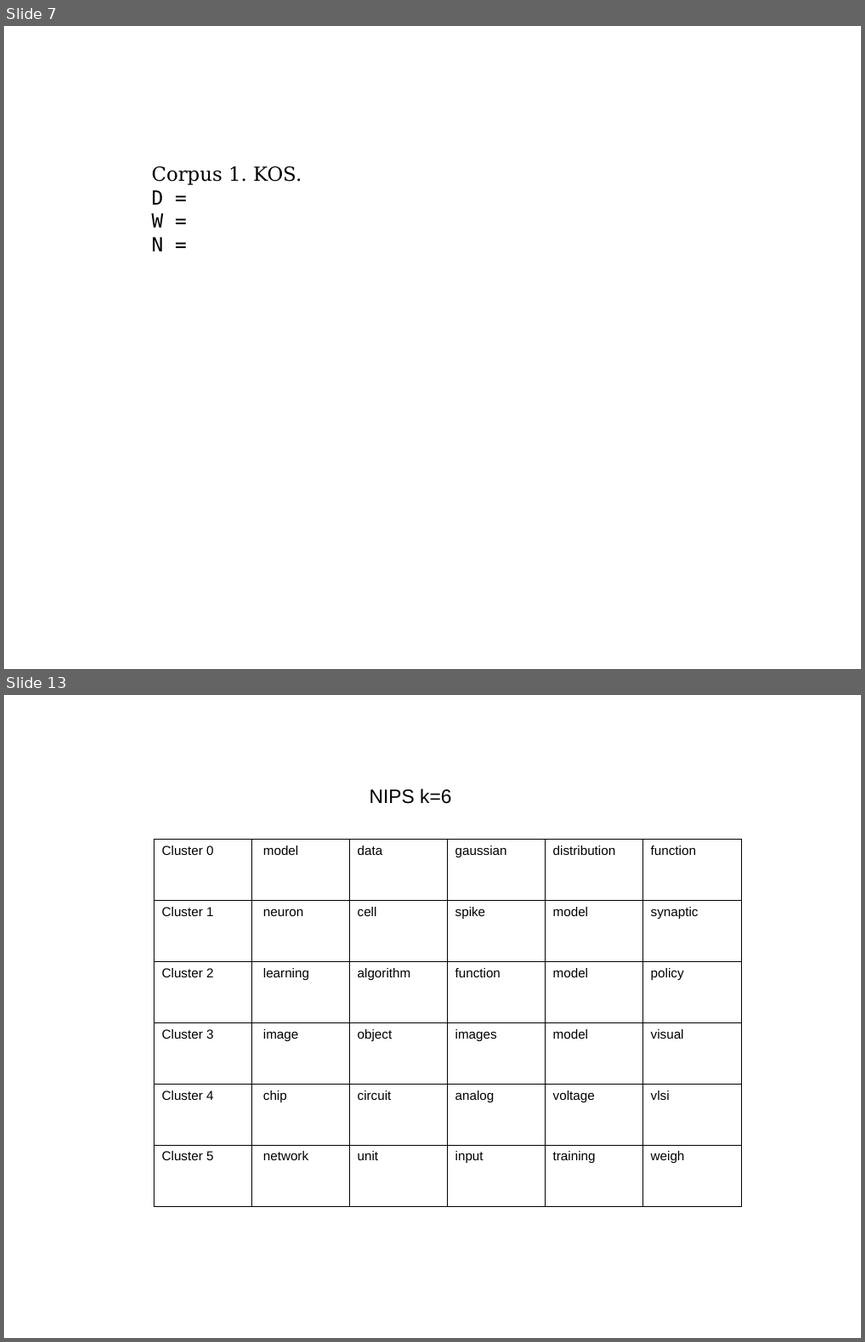
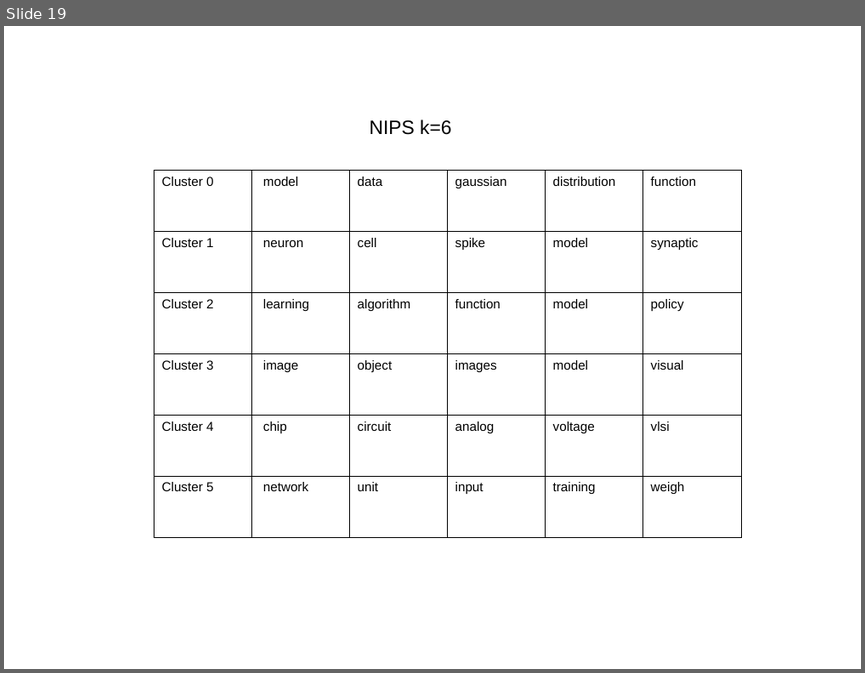
Before and after one commit to vitalv/doc-clustering-topic-modeling, a slide deck: doc-clustering-topic-modeling.odp. Shown one above the other, each under a label of ours: slides 7 and 13 before the commit, slide 19 after it; the slides between them are not shown. The pictures are 865x1342 and 865x673 pixels, drawn with LibreOffice and Linux fonts; fonts in the diff are those of the drawing. Boxes give left, top, right and bottom in pixels: in the first picture for what was removed or moved away, otherwise in the second. Text is boxed around its words. In the diff, an @@ line names an element or a change of style, - is before the commit and + after.

```diff
--- a/doc-clustering-topic-modeling.odp
+++ b/doc-clustering-topic-modeling.odp
@@ slide 7 removed at (4, 26, 861, 669), background #FFFFFF @@
@@ text removed at (152, 166, 302, 251) @@
-Corpus 1. KOS.
-D =
-W =
-N =
@@ what was slide 13 is now slide 19 @@
```
Also in this commit, not shown: 2 slides changed, 10 slides added, 3 other slides removed, 5 other files.
